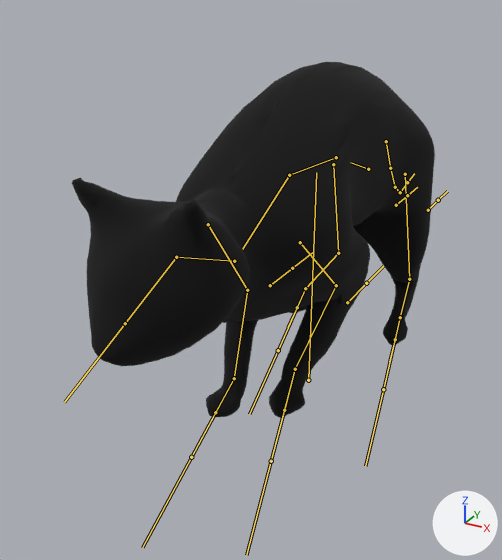
Before and after pictures for a commit that changed the FBX model Game/Model/Cat_1.fbx.
The view is the same before and after, from a camera (50 mm lens) standing at (0.24, -0.558, 0.376) and looking at (-0.056, -0.019, 0.106). The lights are fixed; the arrows at lower right show +X, +Y and +Z. Both versions are drawn at frame 16 of the action 'Armature|Run_1'; the numbers are the values there. The bones that bend it are drawn over the model as lines.

Names of what the first picture shows: '球'.
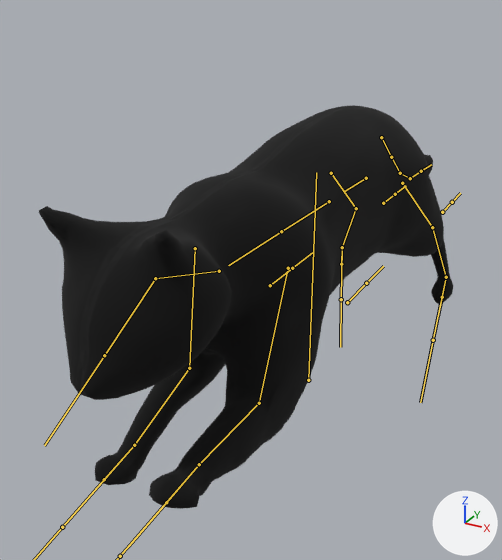
Boxes (x1, y1, x2, y2) around the edits, measured in the pictures (502 x 560 px):
'球', posed (14% wider, 13% taller): before (72, 62, 435, 418); after (39, 105, 453, 509)
bone 'Base', root to tip: before (368, 169) to (350, 162); after (366, 178) to (345, 191)
bone 'Back_Center', root to tip: before (336, 157) to (289, 175); after (329, 201) to (281, 231)
bone 'Back_Front', root to tip: before (289, 175) to (242, 249); after (281, 231) to (228, 265)
bone 'Neck', root to tip: before (234, 261) to (176, 257); after (219, 271) to (155, 278)
bone 'FrontArm.L', root to tip: before (300, 242) to (336, 285); after (288, 268) to (259, 403)
bone 'FrontHand.L', root to tip: before (336, 285) to (295, 369); after (259, 403) to (199, 464)
bone 'FrontFinger.L', root to tip: before (295, 369) to (284, 410); after (199, 464) to (166, 502)
bone 'FrontArm.R', root to tip: before (208, 224) to (247, 290); after (195, 248) to (189, 368)
bone 'FrontHand.R', root to tip: before (247, 290) to (234, 378); after (189, 368) to (134, 445)
bone 'FrontFinger.R', root to tip: before (234, 378) to (215, 412); after (134, 445) to (104, 479)
bone 'Tail_1', root to tip: before (386, 141) to (390, 168); after (381, 137) to (391, 157)
bone 'Tail_2', root to tip: before (390, 168) to (395, 187); after (391, 157) to (400, 173)
bone 'Tail_3', root to tip: before (395, 187) to (400, 192); after (400, 173) to (410, 178)
bone 'Tail_4', root to tip: before (400, 192) to (407, 182); after (410, 178) to (421, 171)
bone 'BackArm.L', root to tip: before (405, 174) to (409, 279); after (402, 183) to (432, 227)
bone 'BackHand.L', root to tip: before (409, 279) to (400, 317); after (432, 227) to (446, 277)
bone 'BackFinger.L', root to tip: before (400, 317) to (395, 339); after (446, 277) to (442, 297)
bone 'BackArm.R', root to tip: before (333, 164) to (338, 253); after (331, 173) to (356, 208)
bone 'BackHand.R', root to tip: before (338, 253) to (305, 288); after (356, 208) to (342, 247)
bone 'BackFinger.R', root to tip: before (305, 288) to (297, 307); after (342, 247) to (341, 264)

The edits, one by one:
Bone 'Base' (bone_base) moves from (0.0, 0.011, 0.014) to (0.0, 0.018, 0.022).
Bone 'Base' (bone_base) turns from (-19, 0, 0) to (-1, 0, 0) degrees about its own x, y and z.
Bone 'Back_Center' (bone_back_center) turns from (15, 0, 0) to (0, 0, 0) degrees about its own x, y and z.
Bone 'Back_Front' (bone_back_front) turns from (30, 0, 0) to (0, 0, 0) degrees about its own x, y and z.
Bone 'Neck' (bone_neck) turns from (-31, 0, 1) to (0, 0, 0) degrees about its own x, y and z.
Bone 'FrontArm.L' (bone_frontarm_l) turns from (24, 11, 4) to (-25, 0, 0) degrees about its own x, y and z.
Bone 'FrontHand.L' (bone_fronthand_l) turns from (-64, 0, 0) to (-44, 0, 0) degrees about its own x, y and z.
Bone 'FrontFinger.L' (bone_frontfinger_l) turns from (37, 5, -10) to (40, 0, 0) degrees about its own x, y and z.
Bone 'FrontArm.R' (bone_frontarm_r) turns from (11, -6, -3) to (-7, 0, 0) degrees about its own x, y and z.
Bone 'FrontHand.R' (bone_fronthand_r) turns from (-46, 0, 0) to (-42, 0, 0) degrees about its own x, y and z.
Bone 'FrontFinger.R' (bone_frontfinger_r) turns from (3, -3, 5) to (26, 0, 0) degrees about its own x, y and z.
Bone 'Tail_1' (bone_tail_1) turns from (6, 1, 3) to (0, 0, 0) degrees about its own x, y and z.
Bone 'Tail_2' (bone_tail_2) turns from (26, 0, 2) to (19, 0, 0) degrees about its own x, y and z.
Bone 'Tail_3' (bone_tail_3) turns from (14, 2, 5) to (11, 0, 0) degrees about its own x, y and z.
Bone 'Tail_4' (bone_tail_4) turns from (6, 2, 2) to (0, 0, 0) degrees about its own x, y and z.
Bone 'BackArm.L' (bone_backarm_l) turns from (-2, -9, -3) to (20, -17, -11) degrees about its own x, y and z.
Bone 'BackHand.L' (bone_backhand_l) turns from (-56, 0, 0) to (-10, 0, 0) degrees about its own x, y and z.
Bone 'BackFinger.L' (bone_backfinger_l) turns from (86, -6, -1) to (21, -7, 19) degrees about its own x, y and z.
Bone 'BackArm.R' (bone_backarm_r) turns from (7, 11, 5) to (24, 20, 13) degrees about its own x, y and z.
Bone 'BackHand.R' (bone_backhand_r) turns from (-58, 0, 0) to (-10, 0, 0) degrees about its own x, y and z.
Bone 'BackFinger.R' (bone_backfinger_r) turns from (86, 4, 6) to (45, 7, -23) degrees about its own x, y and z.
